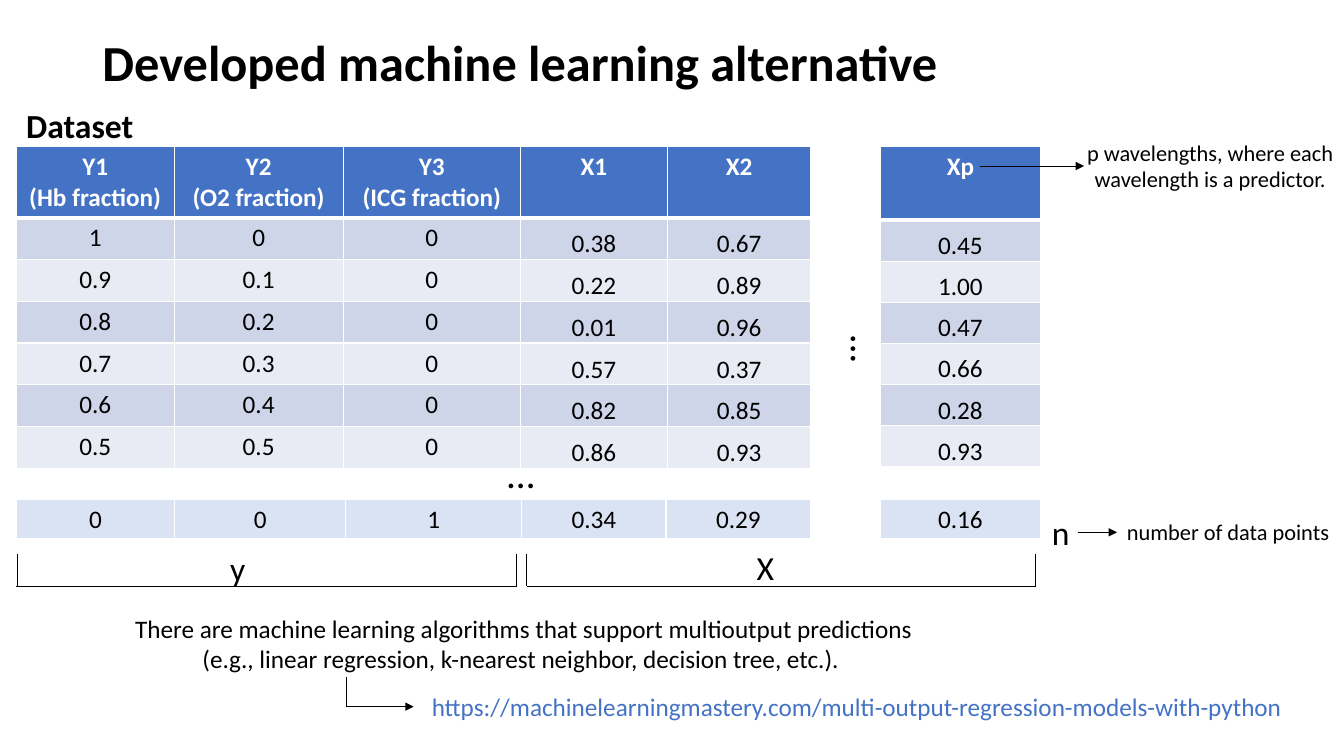
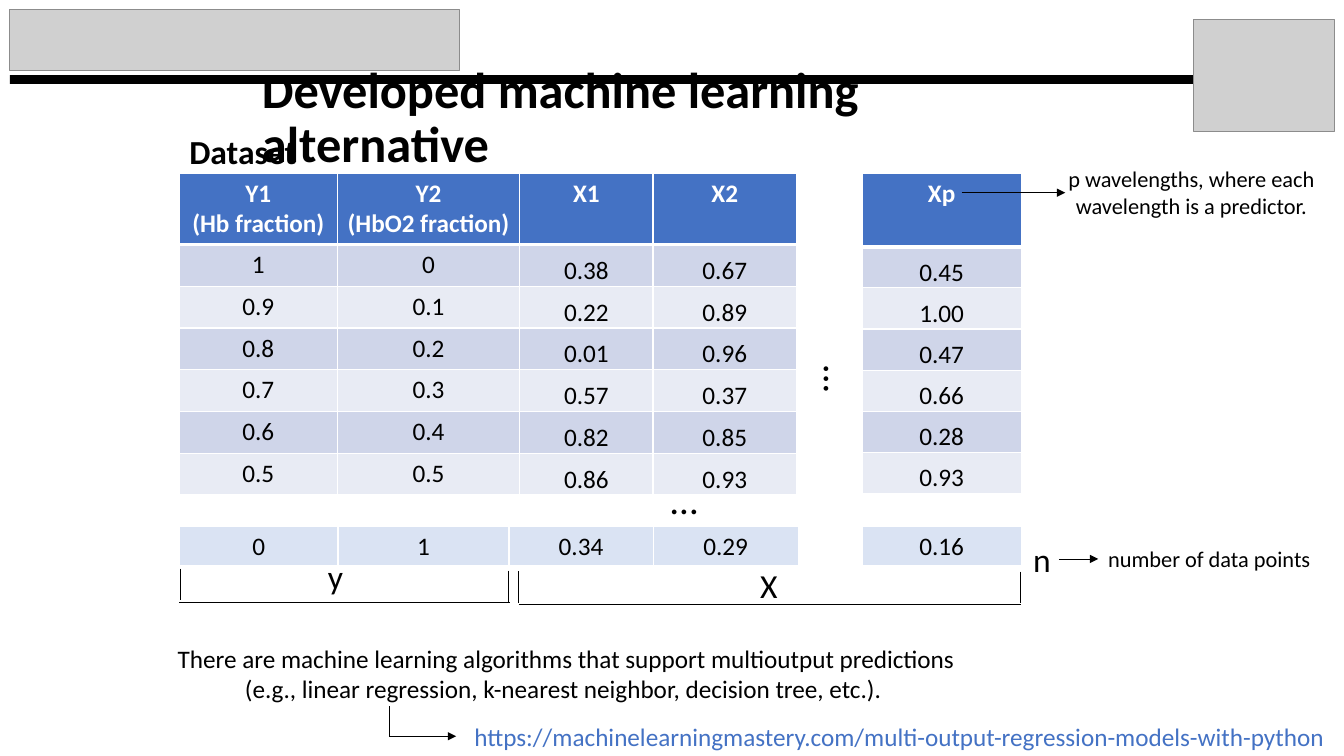
Before and after one commit to kylemjonesislanders/md-anderson, a slide deck: slide 8 of spectral-unmixing/ppt_presentations/midterm_project_report.pptx (slide 6 before the commit). Drawn at 1344x756 pixels with LibreOffice and Linux fonts; fonts in the diff are those of the drawing; grey boxes stand for pictures. Boxes give left, top, right and bottom in pixels: in the first picture for what was removed or moved away, otherwise in the second. Text is boxed around its words. In the diff, an @@ line names an element or a change of style, - is before the commit and + after.

```diff
--- a/spectral-unmixing/ppt_presentations/midterm_project_report.pptx
+++ b/spectral-unmixing/ppt_presentations/midterm_project_report.pptx
@@ picture added at box(10, 9, 460, 71) @@
@@ picture added at box(1194, 20, 1335, 131) @@
@@ rectangle added at box(10, 76, 1272, 85), fill #000000 @@
@@ title "Developed machine learning alternative" rewrapped from box(102, 45, 937, 90) to box(262, 67, 859, 165) @@
@@ text "Dataset" rewrapped from box(26, 116, 133, 139) to box(189, 137, 296, 165) @@
@@ table at box(179, 173, 797, 494) @@
-column 2: Y2 / (O2 fraction) | 0 | 0.1 | 0.2 | 0.3 | 0.4 | 0.5
-column 3: Y3 / (ICG fraction) | 0 | 0 | 0 | 0 | 0 | 0
+column 2: Y2 / (HbO2 fraction) | 0 | 0.1 | 0.2 | 0.3 | 0.4 | 0.5
@@ table: place and size @@
-table at box(16, 146, 812, 467)
+table at box(179, 173, 797, 494)
@@ 3 texts, 2 tables, 1 arrow: place and size @@
-3 texts, 2 tables, 1 arrow at box(881, 145, 1333, 545)
+3 texts, 2 tables, 1 arrow at box(862, 171, 1314, 572)
@@ text "…": place and size @@
-text "…" at box(811, 320, 869, 373)
+text "…" at box(784, 350, 841, 403)
@@ text "…": place and size @@
-text "…" at box(498, 445, 551, 502)
+text "…" at box(660, 471, 713, 528)
@@ table at box(179, 526, 799, 567) @@
-column 1: 0
@@ table: place and size @@
-table at box(16, 500, 812, 540)
+table at box(179, 526, 799, 567)
@@ line moved from (17, 555) - (17, 586) to (180, 569) - (180, 600) @@
@@ text "y": place and size @@
-text "y" at box(230, 565, 245, 587)
+text "y" at box(328, 573, 343, 595)
@@ text "X": place and size @@
-text "X" at box(757, 558, 774, 587)
+text "X" at box(760, 576, 777, 605)
@@ arrow moved from (1078, 532) - (1117, 532) to (1059, 560) - (1099, 560) @@
@@ line moved from (516, 555) - (516, 586) to (509, 571) - (509, 603) @@
@@ line moved from (527, 555) - (527, 586) to (519, 572) - (519, 603) @@
@@ line moved from (1035, 555) - (1035, 586) to (1020, 572) - (1020, 603) @@
@@ line moved from (16, 586) - (516, 586) to (179, 603) - (510, 603) @@
@@ line moved from (527, 586) - (1035, 586) to (519, 605) - (1021, 605) @@
@@ 1 text, 1 arrow, 1 line: place and size @@
-1 text, 1 arrow, 1 line at box(135, 620, 911, 707)
+1 text, 1 arrow, 1 line at box(178, 650, 954, 736)
@@ text "https://machinelearningmastery.com/multi-output-regression-m ...": place and size @@
-text "https://machinelearningmastery.com/multi-output-regression-m ..." at box(432, 698, 1281, 721)
+text "https://machinelearningmastery.com/multi-output-regression-m ..." at box(474, 728, 1323, 751)
```
Also in this commit, not shown: 9 other slides changed, 3 slides added, 1 other file.
